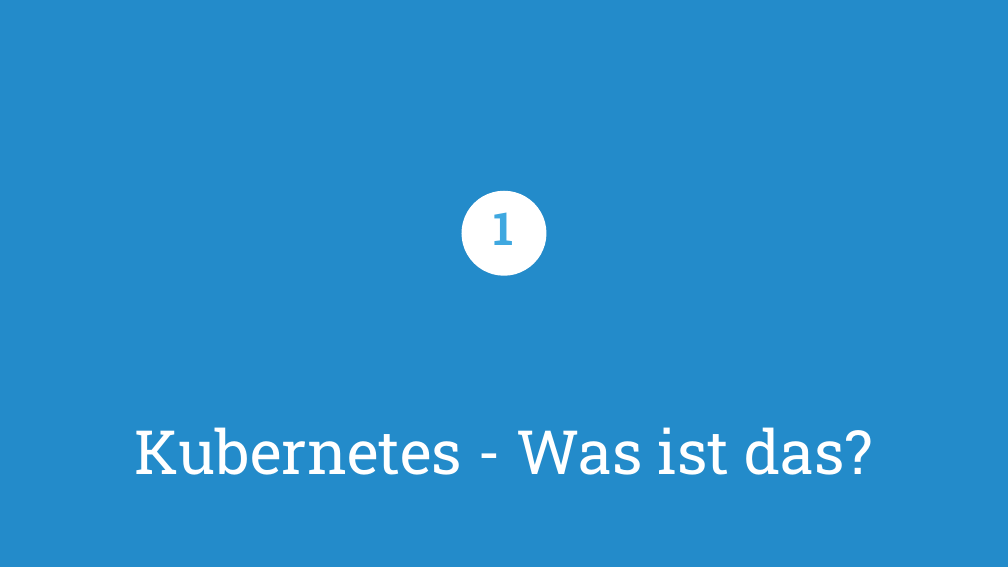
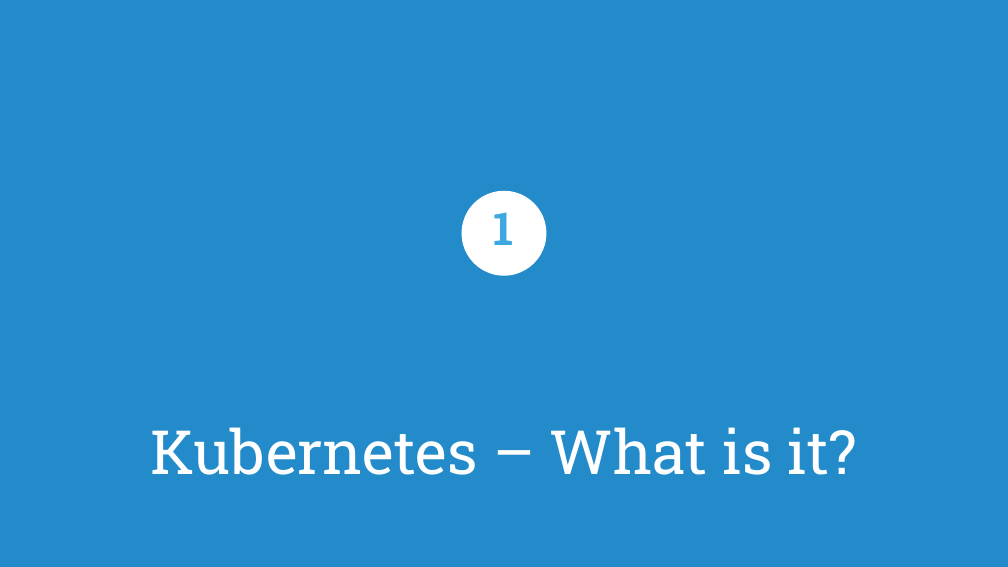
Before and after one commit to puzzle/kubernetes-techlab, a slide deck: slide 3 of presentation/kubernetes-workshop.odp. Drawn at 1008x567 pixels with LibreOffice and Linux fonts; fonts in the diff are those of the drawing; background and template pictures are left out. Boxes give left, top, right and bottom in pixels: in the first picture for what was removed or moved away, otherwise in the second. Text is boxed around its words. In the diff, an @@ line names an element or a change of style, - is before the commit and + after.

```diff
--- a/presentation/kubernetes-workshop.odp
+++ b/presentation/kubernetes-workshop.odp
@@ title at <box>150,427,857,475</box>: text changed @@
-Kubernetes - Was ist das?
+Kubernetes – What is it?
```
Also in this commit, not shown: 8 other slides changed, 17 slides added, 21 slides removed, 1 other file.
